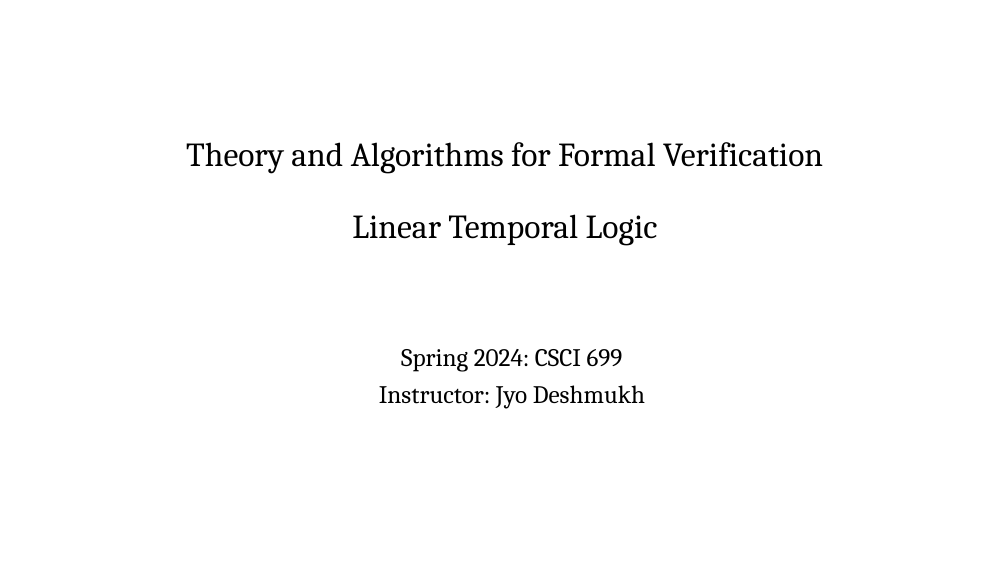
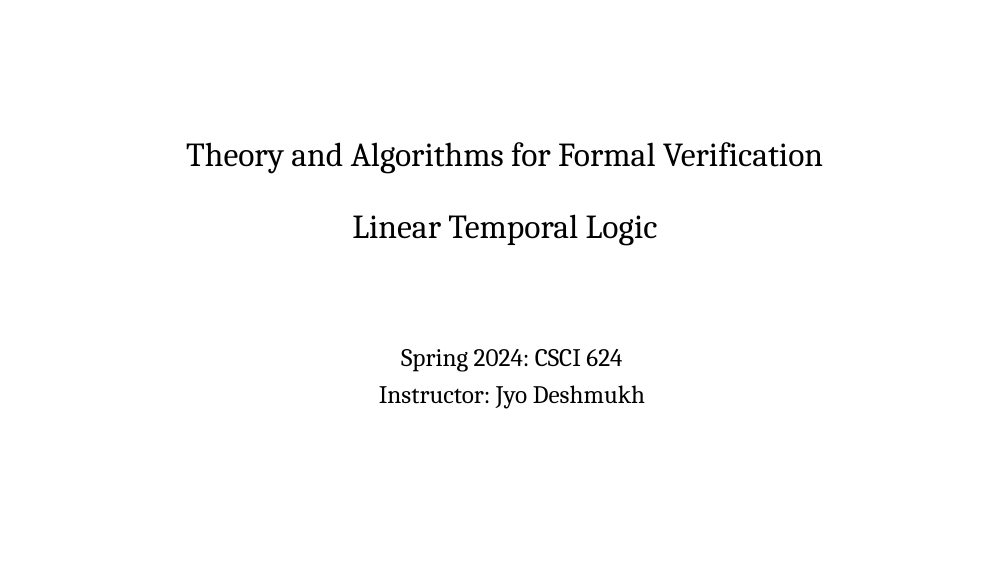
Before and after one commit to jdeshmukh/jdeshmukh.github.io, a slide deck: slide 1 of teaching/fvTheorySlides/LTL.pptx. Drawn at 1008x567 pixels with LibreOffice and Linux fonts; fonts in the diff are those of the drawing; background and template pictures are left out. Boxes give left, top, right and bottom in pixels: in the first picture for what was removed or moved away, otherwise in the second. Text is boxed around its words. In the diff, an @@ line names an element or a change of style, - is before the commit and + after.

```diff
--- a/teaching/fvTheorySlides/LTL.pptx
+++ b/teaching/fvTheorySlides/LTL.pptx
@@ subtitle at (401,349,622,372): text changed @@
-Spring 2024: CSCI 699
+Spring 2024: CSCI 624
```
Also in this commit, not shown: 1 other slide changed, 3 other files.
